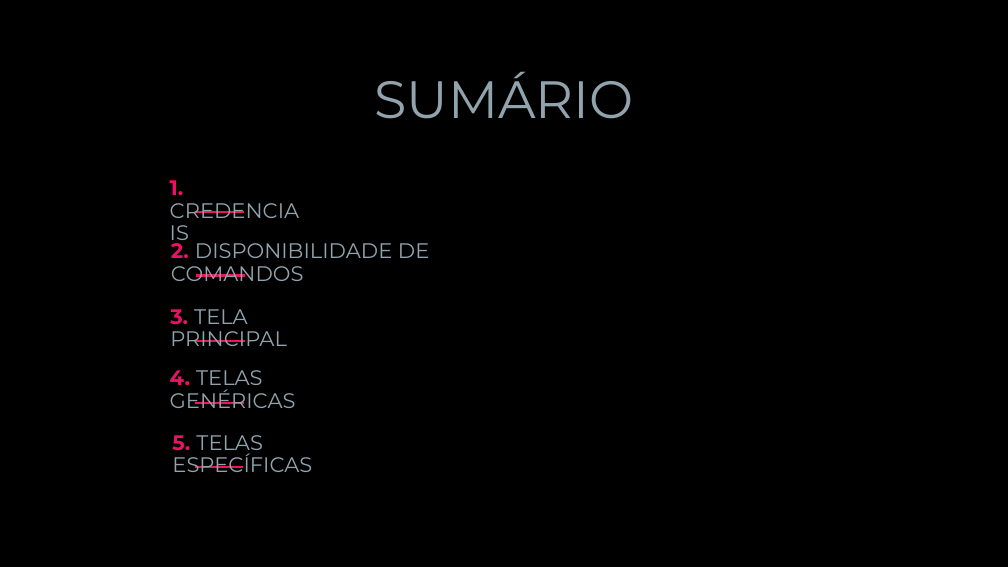
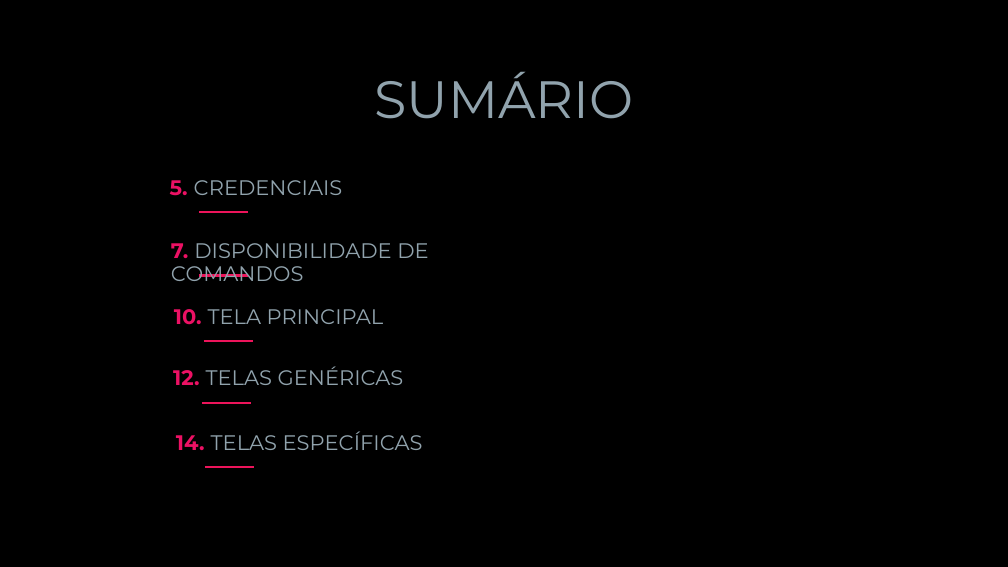
Before and after one commit to ryanbritodev/bats-fiap, a slide deck: slide 4 of ajuda/AutoLab.pptx. Drawn at 1008x567 pixels with LibreOffice and Linux fonts; fonts in the diff are those of the drawing; background and template pictures are left out. Boxes give left, top, right and bottom in pixels: in the first picture for what was removed or moved away, otherwise in the second. Text is boxed around its words. In the diff, an @@ line names an element or a change of style, - is before the commit and + after.

```diff
--- a/ajuda/AutoLab.pptx
+++ b/ajuda/AutoLab.pptx
@@ text at box(170, 180, 343, 196): text changed @@
-1. CREDENCIAIS
+5. CREDENCIAIS
@@ text at box(171, 243, 428, 281): text changed @@
-2. DISPONIBILIDADE DE COMANDOS
+7. DISPONIBILIDADE DE COMANDOS
@@ line moved from (197, 276) - (245, 276) to (199, 276) - (248, 276) @@
@@ text at box(174, 309, 384, 325): text changed @@
-3. TELA PRINCIPAL
+10. TELA PRINCIPAL
@@ 3 lines: place and size @@
-3 lines at box(195, 212, 245, 403)
+3 lines at box(200, 212, 253, 403)
@@ text at box(173, 366, 404, 385): text changed @@
-4. TELAS GENÉRICAS
+12. TELAS GENÉRICAS
@@ text at box(176, 431, 423, 450): text changed @@
-5. TELAS ESPECÍFICAS
+14. TELAS ESPECÍFICAS
@@ line moved from (194, 467) - (243, 467) to (205, 467) - (254, 467) @@
```
Also in this commit, not shown: 5 other slides changed.
